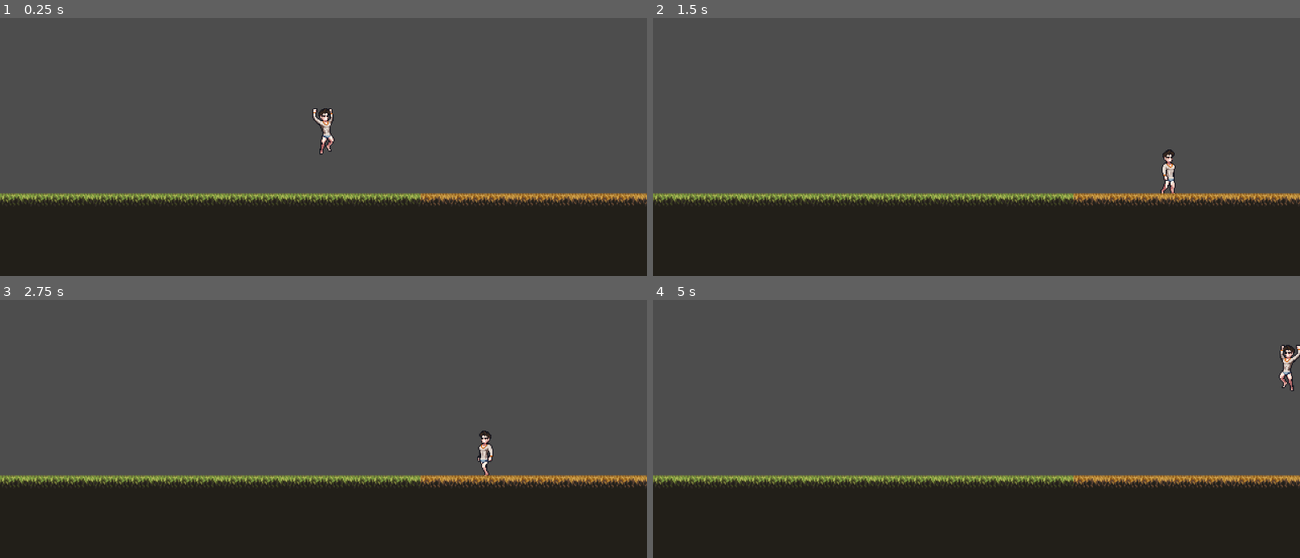
Above: before the commit, frames 1-4 (two rows, left to right).
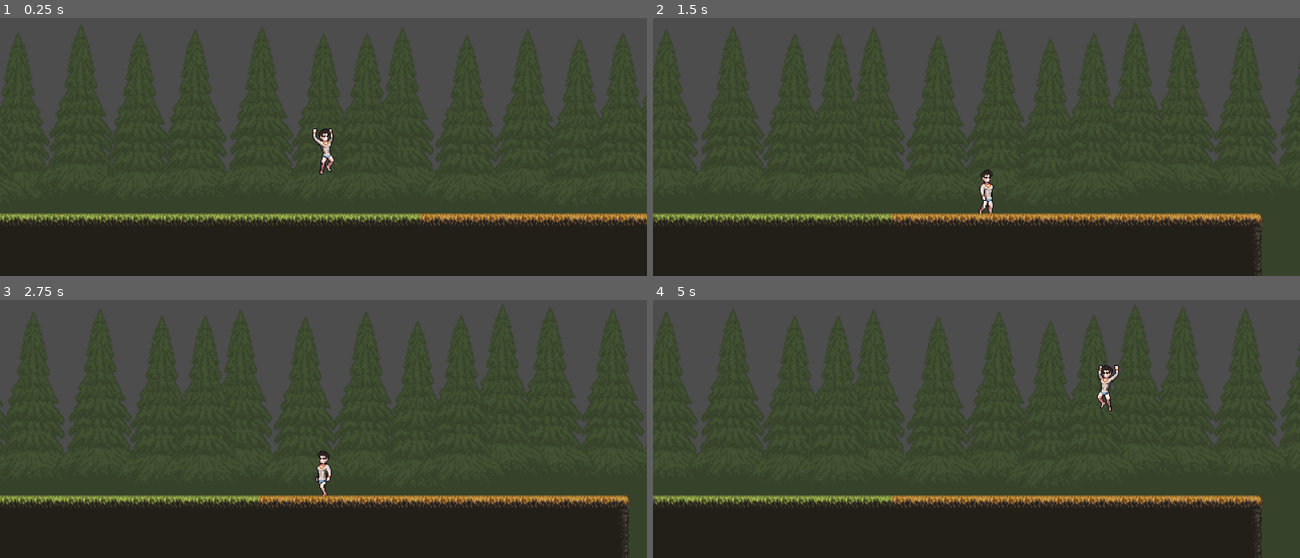
Above: after the commit, the same moments.

Repository: Archmagoz/MercenaryTrader
Game: Godot game, scene res://Level/Debug/Debug.tscn
Same seed, same stepped clock (60 frames per second), same inputs: the game is played once before the commit and once after it.
Inputs:
- Up to frame 1 (0.25 s): no input
- Up to frame 2 (1.5 s): tap Enter (ui_accept) at 0.5, 0.77 s; hold Right (ui_right) from 0.53 s (still down)
- Up to frame 3 (2.75 s): tap Enter (ui_accept) at 1.52 s; release Right (ui_right) at 2.03 s; hold Left (ui_left) from 2.03 s (still down)
- Up to frame 4 (5 s): release Left (ui_left) at 2.78 s; hold Right (ui_right) 2.78-4.28 s; tap Enter (ui_accept) at 3.02, 3.77, 4.52 s; hold Left (ui_left) from 4.28 s (still down)

The runs differ from the first frame. In frame 1, 52% of the frame differs, in the area x 0-100%, y 2-81%; in frame 2, 54%; in frame 3, 53%; in frame 4, 54%, in the area x 0-100%, y 1-100%.

Commit message:
camera fix

Diff:
--- /dev/null
+++ b/Level/Components/Background.tscn
@@ -0,0 +1,10 @@
+[gd_scene load_steps=2 format=3 uid="uid://orq8gy0htgtq"]
+
+[ext_resource type="Texture2D" uid="uid://y34erequij5i" path="res://Level/Assets/BackgroundLayer1.png" id="1_onrn8"]
+
+[node name="Background" type="Node2D"]
+
+[node name="Parallax1" type="Parallax2D" parent="."]
+
+[node name="Sprite" type="Sprite2D" parent="Parallax1"]
+texture = ExtResource("1_onrn8")
--- a/Level/Debug/Debug.tscn
+++ b/Level/Debug/Debug.tscn
@@ -1,14 +1,23 @@
-[gd_scene load_steps=3 format=3 uid="uid://be8ci3xyc3m05"]
+[gd_scene load_steps=4 format=3 uid="uid://be8ci3xyc3m05"]
 
 [ext_resource type="PackedScene" uid="uid://bb06s8ko4g3d3" path="res://Entities/Player/Male/PlayerMale.tscn" id="1_cj7yl"]
+[ext_resource type="PackedScene" uid="uid://orq8gy0htgtq" path="res://Level/Components/Background.tscn" id="1_yuge2"]
 [ext_resource type="PackedScene" uid="uid://du7y2fach8rhv" path="res://Level/Components/Floor.tscn" id="2_u0258"]
 
 [node name="Debug" type="Node2D"]
 
-[node name="Camera" type="Camera2D" parent="."]
-zoom = Vector2(2, 2)
+[node name="Background" parent="." instance=ExtResource("1_yuge2")]
 
 [node name="Player" parent="." instance=ExtResource("1_cj7yl")]
 
+[node name="Camera" type="Camera2D" parent="Player"]
+rotation = 3.1415927
+scale = Vector2(1, -1)
+zoom = Vector2(2, 2)
+limit_left = -500
+limit_top = -500
+limit_right = 500
+limit_bottom = 160
+
 [node name="Floor" parent="." instance=ExtResource("2_u0258")]
 position = Vector2(0, 146)
Binary file added: Level/Assets/BackgroundLayer1.png
Binary file added: Level/Assets/BackgroundLayer2.png
Binary file added: Level/Assets/BackgroundLayer3.png
Binary file added: Level/Assets/BackgroundLayer4.png
Binary file added: Level/Assets/BackgroundLayer5.png
